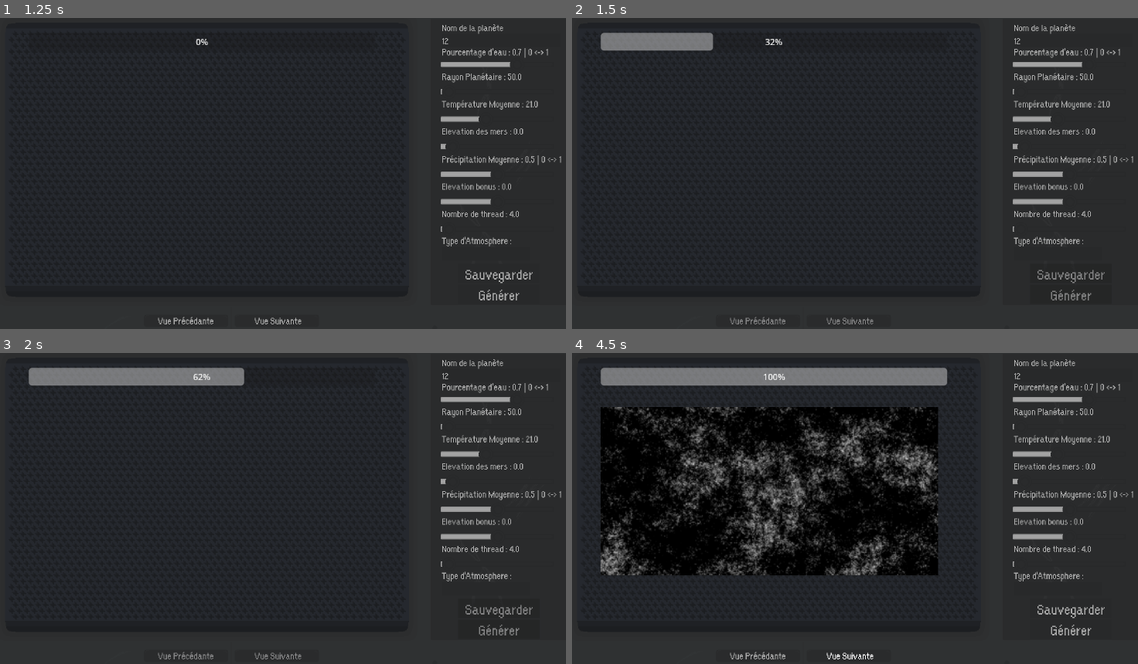
Above: before the commit, frames 1-4 (two rows, left to right).
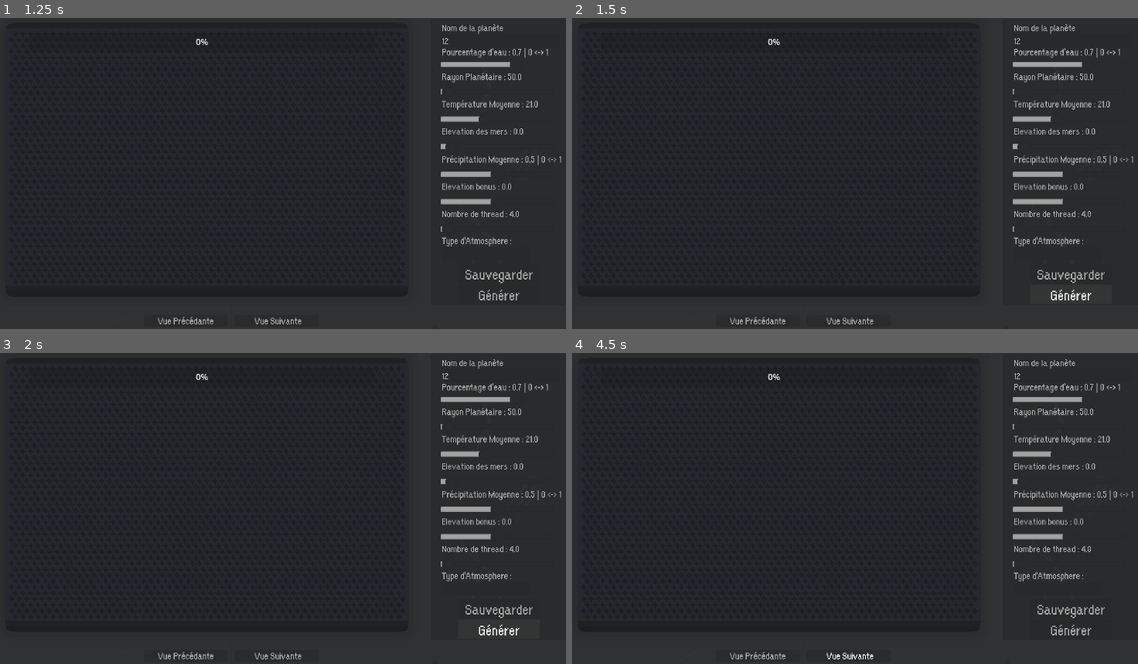
Above: after the commit, the same moments.

Repository: Jujedie/PlanetGenerator
Game: Godot game, scene res://data/scn/master.tscn
Same seed, same stepped clock (60 frames per second), same inputs: the game is played once before the commit and once after it.
Inputs (mouse positions are in pixels of both pictures, inside the frame that each line leads up to):
- Up to frame 1 (1.25 s): click (503, 39) at 0.52 s; type "12" at 0.6 s
- Up to frame 2 (1.5 s): click "Générer" at 1.25 s
- Up to frame 3 (2 s): no input
- Up to frame 4 (4.5 s): click (1058, 589) at 2 s; click (1070, 608) at 2.75 s, where only the run after the commit has a clickable "Sauvegarder"; click "TOXIC ATMOSPHERE" at 3.5 s; click "Vue Suivante" at 4.25 s

Frame 1 is identical in both runs. In frame 2, 1.5% of the frame differs, in the area x 5-95%, y 4-99%; in frame 3, 2.5%; in frame 4, 26%, in the area x 5-92%, y 4-90%.
Error after the commit: Parse Error: Identifier "generate_oil_map" not declared in the current scope. (res://src/planetGenerator.gd:51)

Commit message:
Ajout des cartes de la banquise et du pétrole avec des messages d'impression pour la génération et la sauvegarde.

Diff:
--- a/src/planetGenerator.gd
+++ b/src/planetGenerator.gd
@@ -21,7 +21,9 @@
 var precipitation_map: Image
 var temperature_map  : Image
 var water_map   : Image
+var banquise_map: Image
 var biome_map   : Image
+var oil_map     : Image
 var final_map   : Image
 
 func _init(nom_param: String, rayon: int = 512, avg_temperature_param: float = 15.0, water_elevation_param: int = 0, avg_precipitation_param: float = 0.5, percent_eau_monde_param: float = 0.7, elevation_modifier_param: int = 0, nb_thread_param : int = 8, renderProgress: ProgressBar = null) -> void:
@@ -44,6 +46,10 @@
 	var thread_final = Thread.new()
 	thread_final.start(generate_final_map)
 
+	print("\nGénération de la carte du pétrole\n")
+	var thread_oil = Thread.new()
+	thread_oil.start(generate_oil_map)
+
 	print("\nGénération de la carte topographique\n")
 	var thread_elevation = Thread.new()
 	thread_elevation.start(generate_elevation_map)
@@ -61,6 +67,10 @@
 	thread_precipitation.wait_to_finish()
 	thread_water.wait_to_finish()
 
+	print("\nGénération de la carte de la banquise\n")
+	var thread_banquise = Thread.new()
+	thread_banquise.start(generate_banquise_map)
+
 	print("\nGénération de la carte des températures moyennes\n")
 	var thread_temperature = Thread.new()
 	thread_temperature.start(generate_temperature_map)
@@ -71,6 +81,8 @@
 	var thread_biome = Thread.new()
 	thread_biome.start(generate_biome_map)
 
+	thread_banquise.wait_to_finish()
+	thread_oil.wait_to_finish()
 	thread_biome.wait_to_finish()
 
 	print("\n===================")
@@ -79,28 +91,28 @@
 
 func save_maps():
 	print("\nSauvegarde de la carte finale")
-	print(self.elevation_map, self.final_map, self.water_map, self.precipitation_map, self.temperature_map, self.biome_map)
 	save_image(self.final_map, "final_map.png", self.cheminSauvegarde)
 
 	print("\nSauvegarde de la carte topographique")
-	print(self.elevation_map, self.final_map, self.water_map, self.precipitation_map, self.temperature_map, self.biome_map)
 	save_image(self.elevation_map, "elevation_map.png", self.cheminSauvegarde)
 
 	print("\nSauvegarde de la carte des précipitations")
-	print(self.elevation_map, self.final_map, self.water_map, self.precipitation_map, self.temperature_map, self.biome_map)
 	save_image(self.precipitation_map, "precipitation_map.png", self.cheminSauvegarde)
 
 	print("\nSauvegarde de la carte des températures moyennes")
-	print(self.elevation_map, self.final_map, self.water_map, self.precipitation_map, self.temperature_map, self.biome_map)
 	save_image(self.temperature_map, "temperature_map.png", self.cheminSauvegarde)
 
 	print("\nSauvegarde de la carte des mers")
-	print(self.elevation_map, self.final_map, self.water_map, self.precipitation_map, self.temperature_map, self.biome_map)
 	save_image(self.water_map, "water_map.png", self.cheminSauvegarde)
 
+	print("\nSauvegarde de la carte de la banquise")
+	save_image(self.banquise_map, "banquise_map.png", self.cheminSauvegarde)
+
 	print("\nSauvegarde de la carte des biomes")
-	print(self.elevation_map, self.final_map, self.water_map, self.precipitation_map, self.temperature_map, self.biome_map)
 	save_image(self.biome_map, "biome_map.png", self.cheminSauvegarde)
+
+	print("\nSauvegarde de la carte du pétrole")
+	save_image(self.oil_map, "oil_map.png", self.cheminSauvegarde)
 
 
 func generate_elevation_map() -> void:
@@ -399,9 +411,11 @@
 
 	return [
 		save_image(self.elevation_map,"elevation_map.png"),
+		save_image(self.oil_map,"oil_map.png"),
 		save_image(self.precipitation_map,"precipitation_map.png"),
 		save_image(self.temperature_map,"temperature_map.png"),
 		save_image(self.water_map,"water_map.png"),
+		save_image(self.banquise_map,"banquise_map.png"),
 		save_image(self.biome_map,"biome_map.png"),
 		save_image(self.final_map,"final_map.png")
 	]
